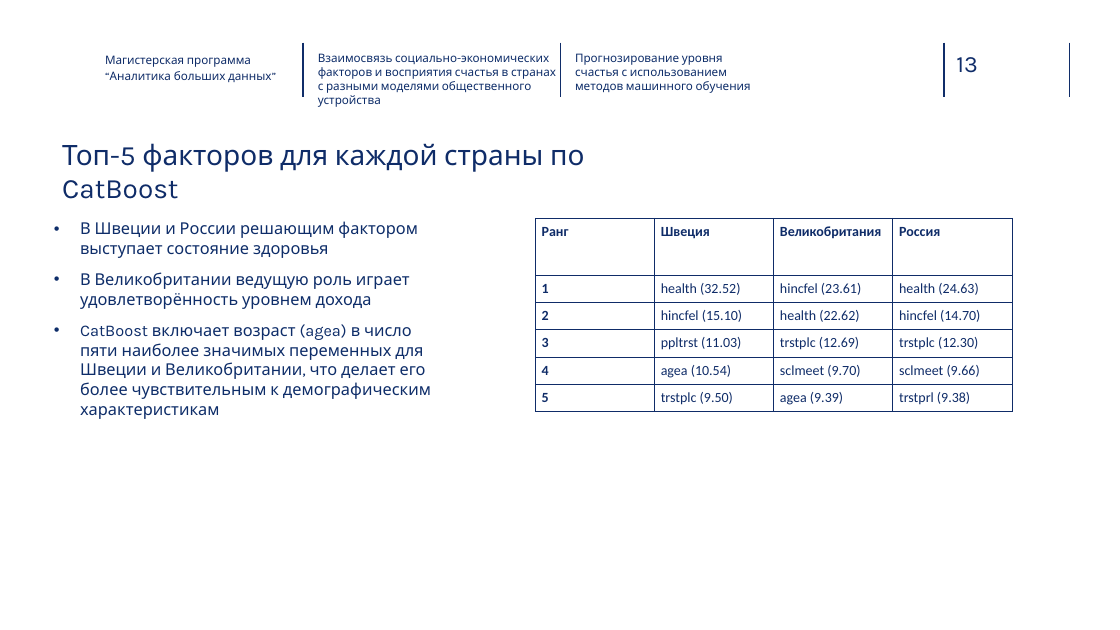
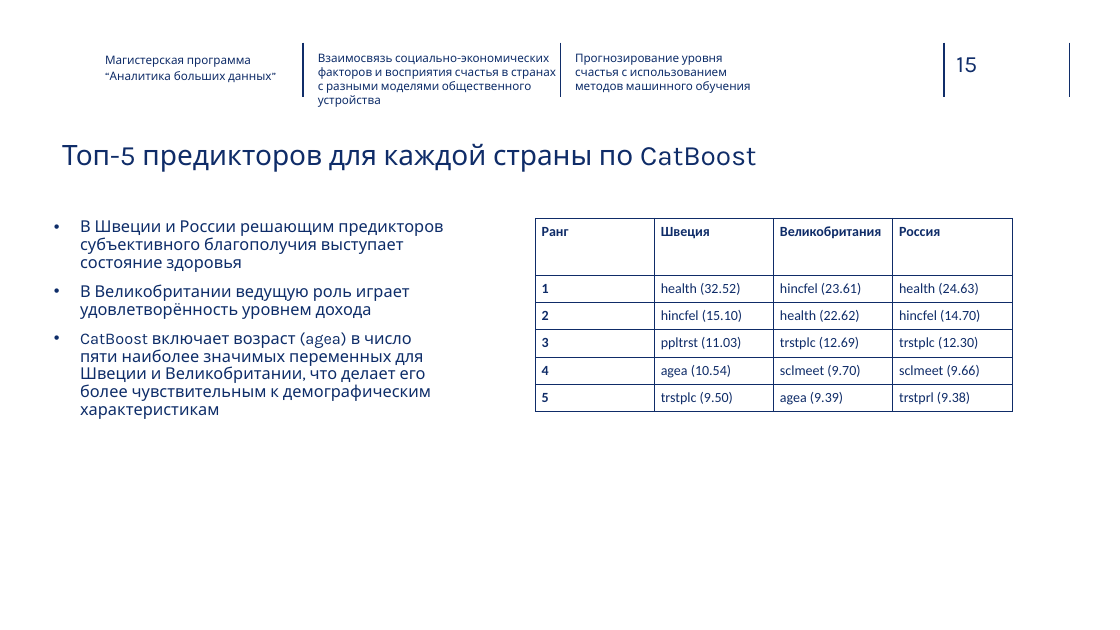
Before and after one commit to alsu-khasanshina/diploma, a slide deck: slide 15 of Хасаншина Алсу.pptx (slide 13 before the commit). Drawn at 1120x630 pixels with LibreOffice and Linux fonts; fonts in the diff are those of the drawing; background and template pictures are left out. Boxes give left, top, right and bottom in pixels: in the first picture for what was removed or moved away, otherwise in the second. Text is boxed around its words. In the diff, an @@ line names an element or a change of style, - is before the commit and + after.

```diff
--- a/Хасаншина Алсу.pptx
+++ b/Хасаншина Алсу.pptx
@@ page number at box(956, 57, 977, 73): text changed @@
-13
+15
@@ text at box(62, 143, 756, 172): text changed @@
-Топ-5 факторов для каждой страны по CatBoost
+Топ-5 предикторов для каждой страны по CatBoost
@@ text at box(80, 220, 443, 272): text changed @@
-• В Швеции и России решающим фактором выступает состояние здоровья
+• В Швеции и России решающим предикторов субъективного благополучия выступает состояние здоровья
@@ text at box(80, 284, 431, 419): line spacing 1 to 0.9 @@
```
Also in this commit, not shown: 2 slides added.
